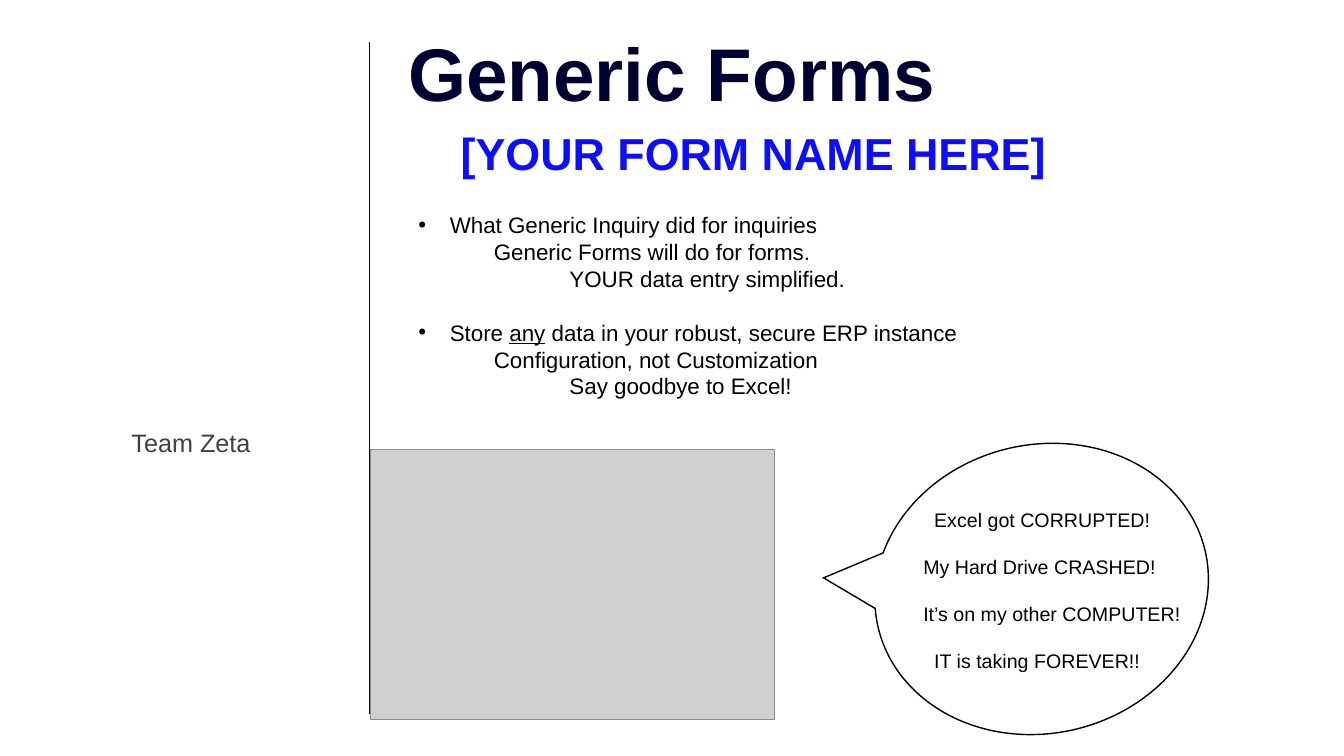
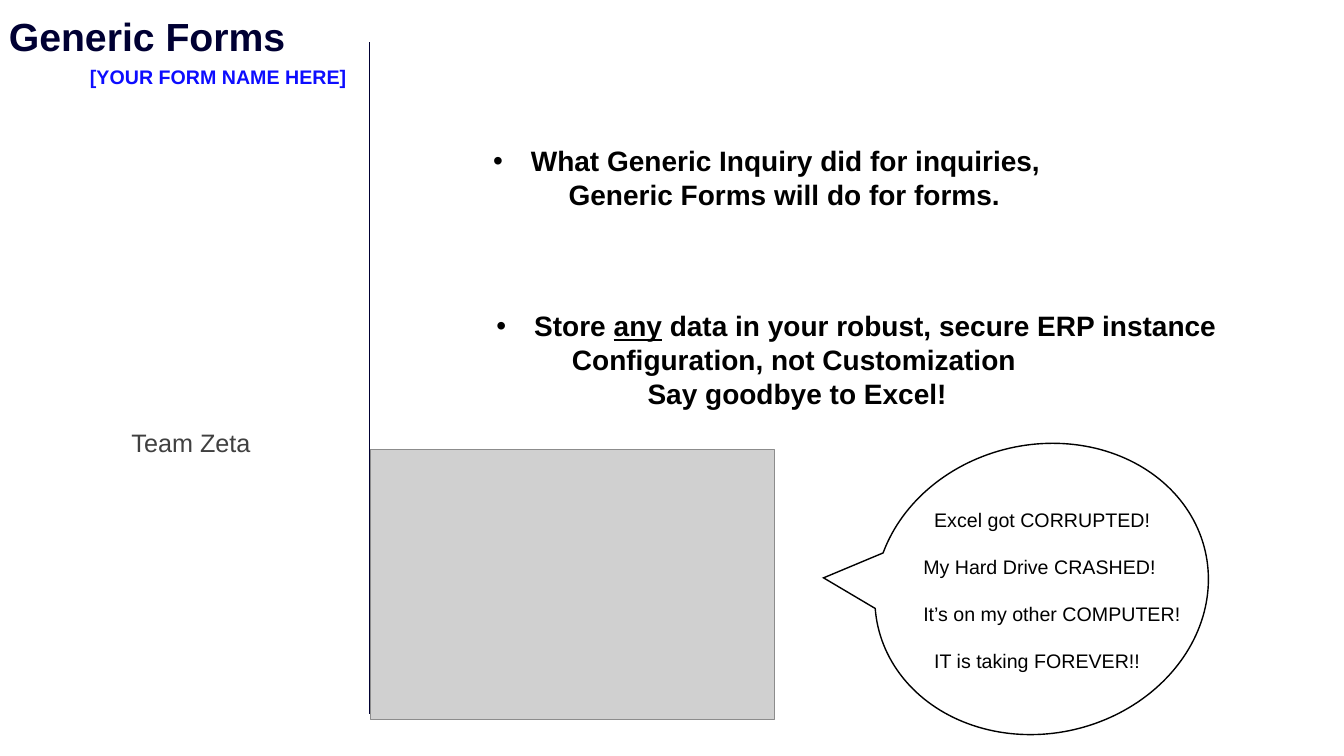
Before and after one commit to AcumaticaHackathon/2020-Team-Zeta, a slide deck: slide 2 of Misc/Summit 2020 Zeta.pptx. Drawn at 1344x756 pixels with LibreOffice and Linux fonts; fonts in the diff are those of the drawing; grey boxes stand for pictures; background and template pictures are left out. Boxes give left, top, right and bottom in pixels: in the first picture for what was removed or moved away, otherwise in the second. Text is boxed around its words. In the diff, an @@ line names an element or a change of style, - is before the commit and + after.

Commit message:
PPT

```diff
--- a/Misc/Summit 2020 Zeta.pptx
+++ b/Misc/Summit 2020 Zeta.pptx
@@ text "Generic Forms": place and size @@
-text "Generic Forms" at [408,47,935,102]
+text "Generic Forms" at [9,22,286,52]
@@ text "Generic Forms" at [9,22,286,52]: size 53.3 to 28 pt @@
@@ text "[YOUR FORM NAME HERE]": place and size @@
-text "[YOUR FORM NAME HERE]" at [461,137,1045,179]
+text "[YOUR FORM NAME HERE]" at [90,69,346,88]
@@ text "[YOUR FORM NAME HERE]" at [90,69,346,88]: size 32 to 14 pt @@
@@ text added at [531,150,1040,206], 20 pt, text #000000, bold @@
+• What Generic Inquiry did for inquiries,
+Generic Forms will do for forms.
@@ text at [450,216,845,292]: paragraphs removed @@
-• What Generic Inquiry did for inquiries
-Generic Forms will do for forms.
-YOUR data entry simplified.
@@ text "Store any data in your ...": place and size @@
-text "Store any data in your ..." at [450,216,957,399]
+text "Store any data in your ..." at [534,315,1216,409]
@@ text "Store any data in your ..." at [534,315,1216,409]: size 16 to 20 pt, bold on; indent changed @@
```
Also in this commit, not shown: 3 other slides changed.
